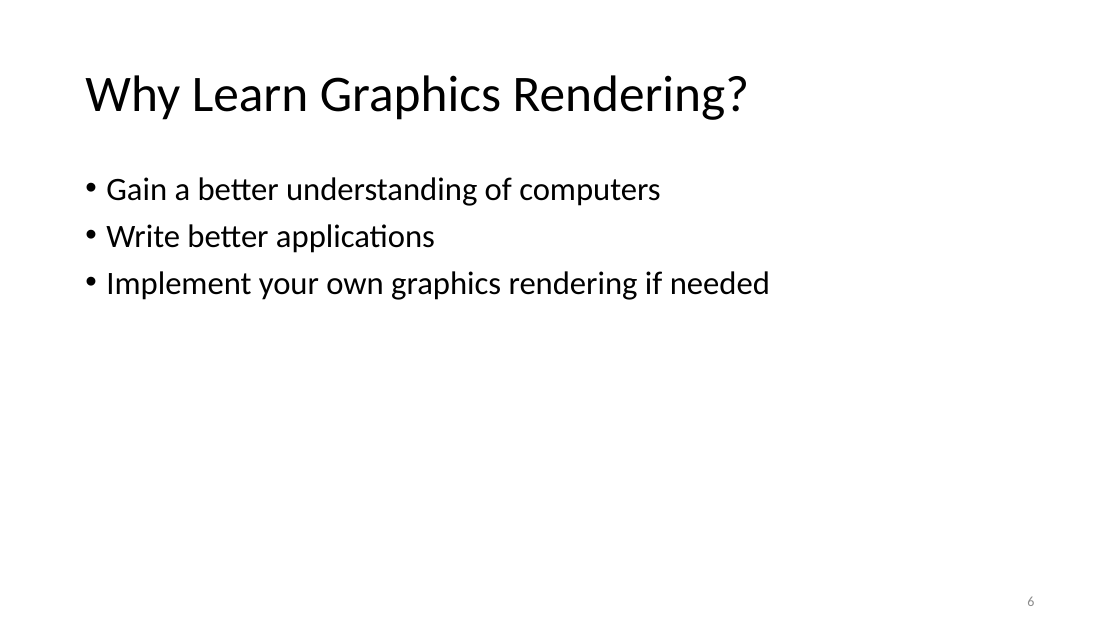
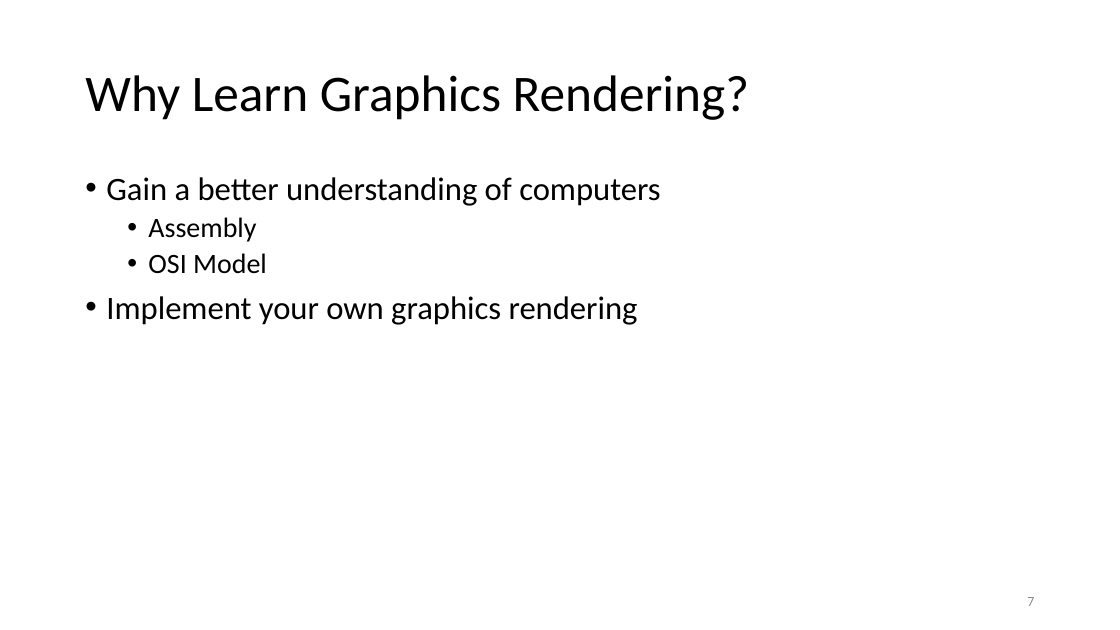
Before and after one commit to ShepherdJerred-homework/seminar-presentation, a slide deck: slide 7 of presentation.pptx (slide 6 before the commit). Drawn at 1120x630 pixels with LibreOffice and Linux fonts; fonts in the diff are those of the drawing. Boxes give left, top, right and bottom in pixels: in the first picture for what was removed or moved away, otherwise in the second. Text is boxed around its words. In the diff, an @@ line names an element or a change of style, - is before the commit and + after.

```diff
--- a/presentation.pptx
+++ b/presentation.pptx
@@ text at (106, 217, 638, 325): text changed @@
-• Write better applications
-• Implement your own graphics rendering if needed
+  • Assembly
+  • OSI Model
+• Implement your own graphics rendering
@@ page number at (1027, 597, 1034, 606): text changed @@
-6
+7
```
Also in this commit, not shown: 8 other slides changed, 3 slides added, 1 slide removed, 1 other file.
